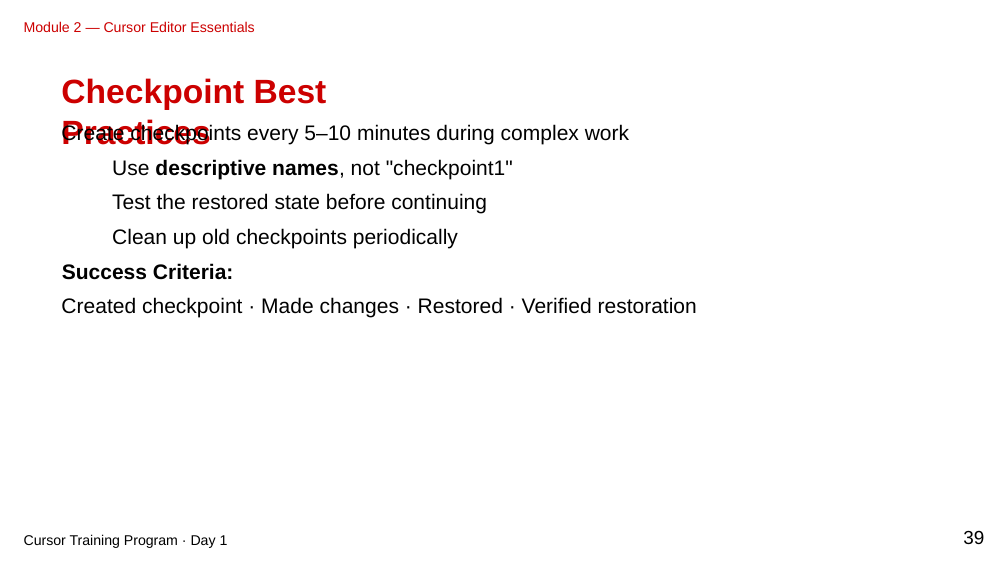
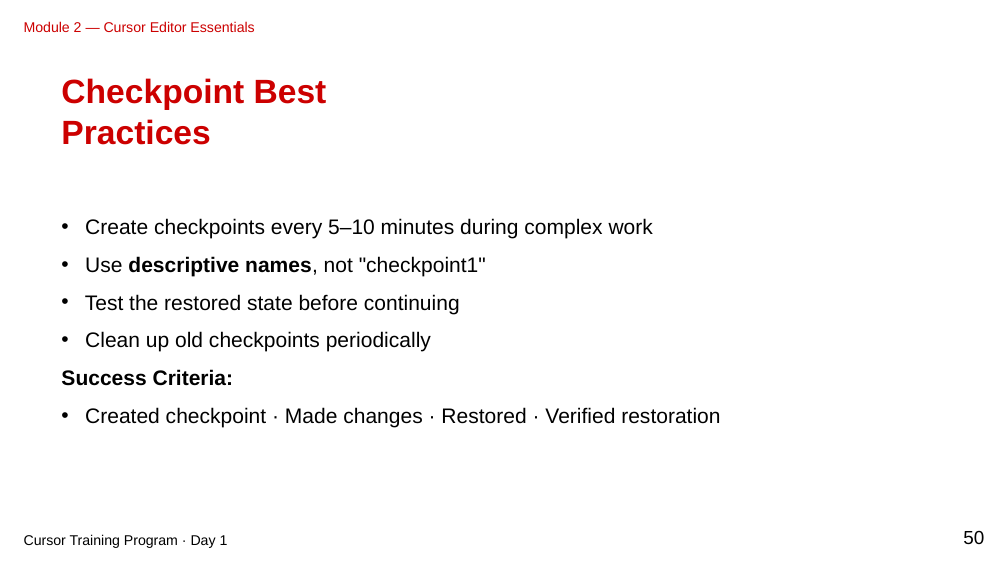
Before and after one commit to gjkaur/cursor_documentation, a slide deck: slide 50 of slides/module-02-marp-editable-clean.pptx (slide 39 before the commit). Drawn at 1008x567 pixels with LibreOffice and Linux fonts; fonts in the diff are those of the drawing. Boxes give left, top, right and bottom in pixels: in the first picture for what was removed or moved away, otherwise in the second. Text is boxed around its words. In the diff, an @@ line names an element or a change of style, - is before the commit and + after.

```diff
--- a/slides/module-02-marp-editable-clean.pptx
+++ b/slides/module-02-marp-editable-clean.pptx
@@ text removed at bbox=[61, 123, 629, 144] @@
-Create checkpoints every 5–10 minutes during complex work
@@ text removed at bbox=[112, 159, 513, 179] @@
-Use descriptive names, not "checkpoint1"
@@ text removed at bbox=[112, 193, 487, 214] @@
-Test the restored state before continuing
@@ text added at bbox=[61, 218, 720, 427], 20 pt, text #000000 @@
+• Create checkpoints every 5–10 minutes during complex work
+• Use descriptive names, not "checkpoint1"
+• Test the restored state before continuing
+• Clean up old checkpoints periodically
+Success Criteria:
+• Created checkpoint · Made changes · Restored · Verified restoration
@@ text removed at bbox=[112, 228, 458, 248] @@
-Clean up old checkpoints periodically
@@ text removed at bbox=[62, 263, 234, 280] @@
-Success Criteria:
@@ text removed at bbox=[61, 297, 697, 318] @@
-Created checkpoint · Made changes · Restored · Verified restoration
@@ text at bbox=[963, 531, 984, 545]: text changed @@
-39
+50
```
Also in this commit, not shown: 47 other slides changed, 12 slides added, 36 other files.
